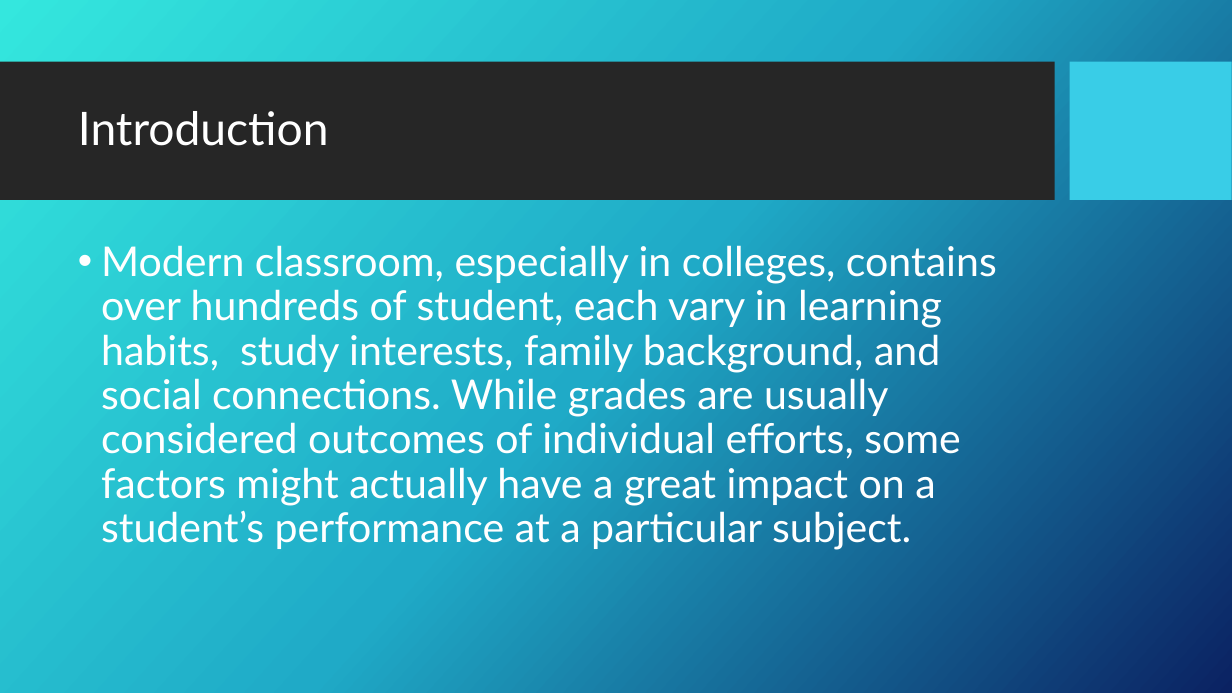
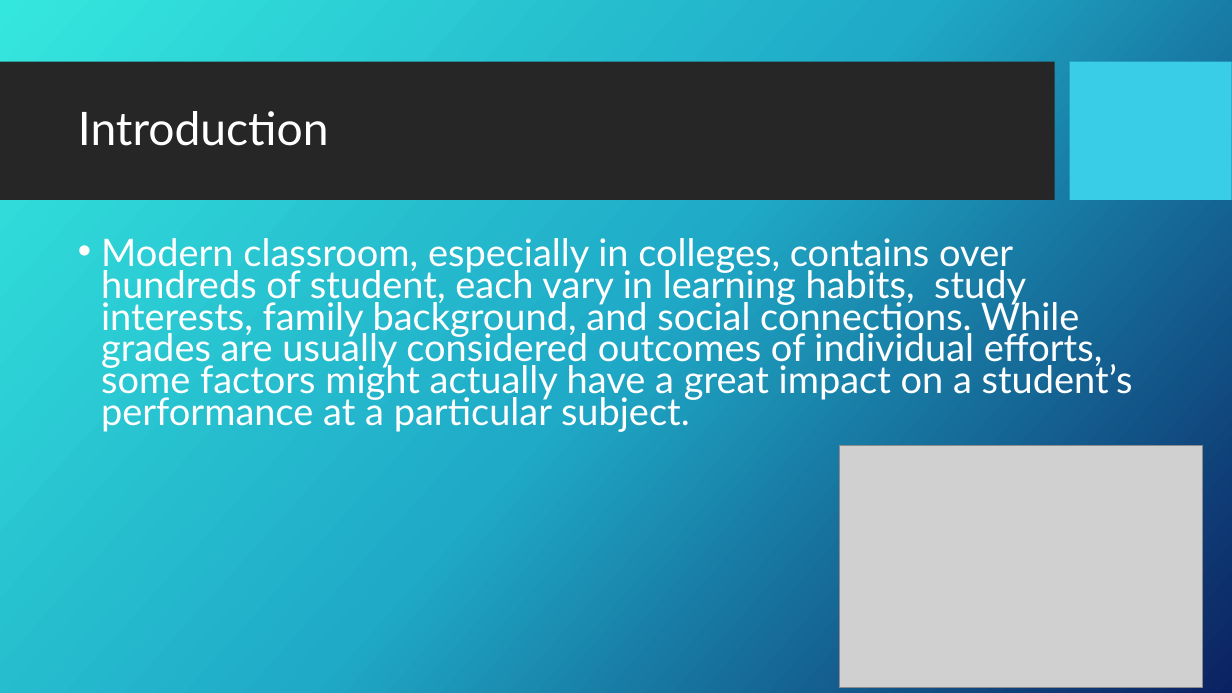
Before and after one commit to AmosChenZixuan/CIS_Research_Project, a slide deck: slide 2 of Proposal.pptx. Drawn at 1232x693 pixels with LibreOffice and Linux fonts; fonts in the diff are those of the drawing; grey boxes stand for pictures; background and template pictures are left out. Boxes give left, top, right and bottom in pixels: in the first picture for what was removed or moved away, otherwise in the second. Text is boxed around its words. In the diff, an @@ line names an element or a change of style, - is before the commit and + after.

Commit message:
Update Proposal.pptx
add pictures

```diff
--- a/Proposal.pptx
+++ b/Proposal.pptx
@@ text "Modern classroom, especially in colleges, ..." at (x1=101, y1=238, x2=1133, y2=432): size 32 to 29.6 pt; line spacing 0.9 to 0.7 @@
@@ picture added at (x1=839, y1=445, x2=1202, y2=688) @@
```
Also in this commit, not shown: 5 other slides changed.
